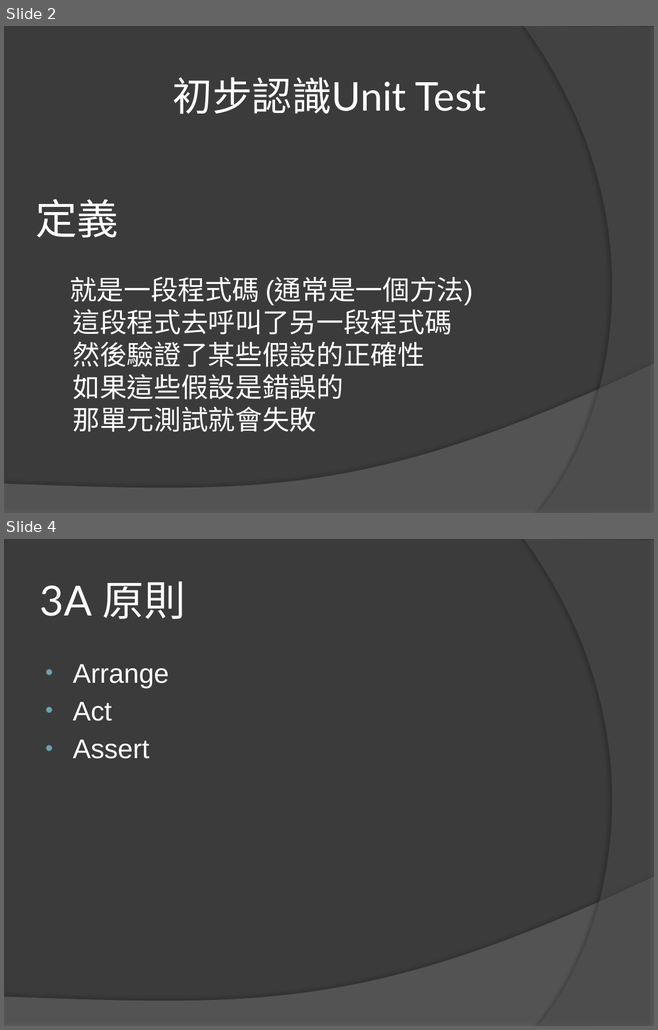
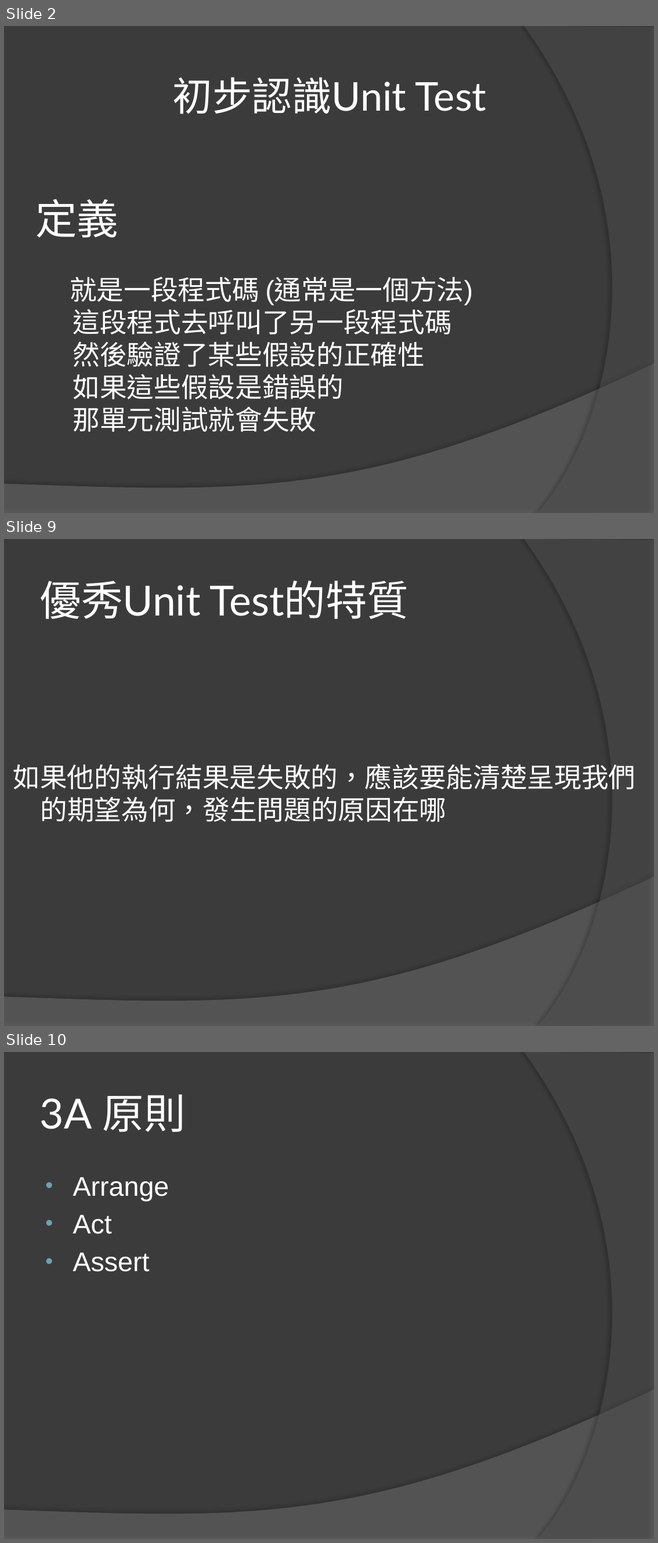
Before and after one commit to lintingwei/UnitTestBasic, a slide deck: Unit Test Basic.pptx. Shown one above the other, each under a label of ours: slides 2 and 4 before the commit, slides 2, 9 and 10 after it; the slides between them are not shown. The pictures are 658x1030 and 658x1543 pixels, drawn with LibreOffice and Linux fonts; fonts in the diff are those of the drawing. Boxes give left, top, right and bottom in pixels: in the first picture for what was removed or moved away, otherwise in the second. Text is boxed around its words. In the diff, an @@ line names an element or a change of style, - is before the commit and + after.

```diff
--- a/Unit Test Basic.pptx
+++ b/Unit Test Basic.pptx
@@ slide 9 added at [4,539,654,1026], background #3B3B3B; not listed: 2 template elements that a slide beside it also shows @@
@@ title added at [40,580,408,619], 46 pt, text #FFFFFF @@
+優秀Unit Test的特質
@@ text added at [13,764,635,822], 30 pt, text #FFFFFF @@
+如果他的執行結果是失敗的，應該要能清楚呈現我們的期望為何，發生問題的原因在哪
@@ what was slide 4 is now slide 10 @@
```
Also in this commit, not shown: 1 slide changed, 5 other slides added.
